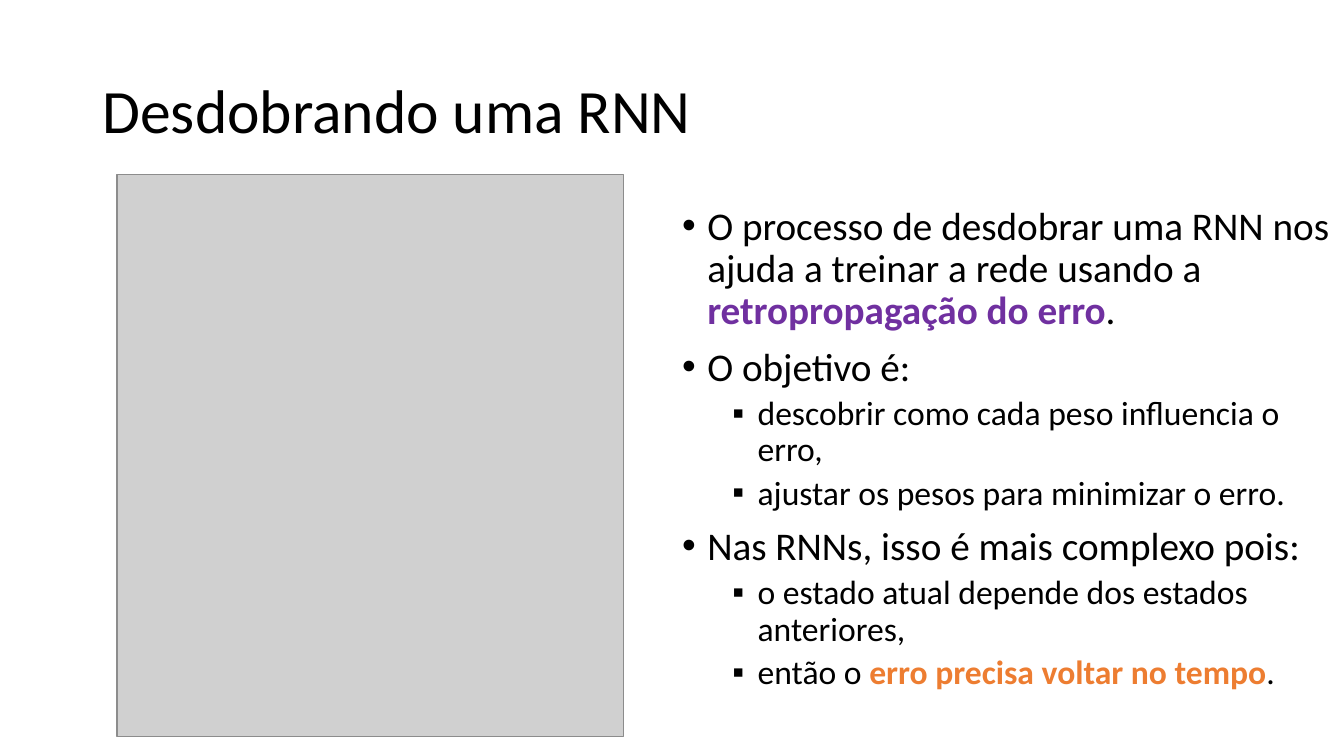
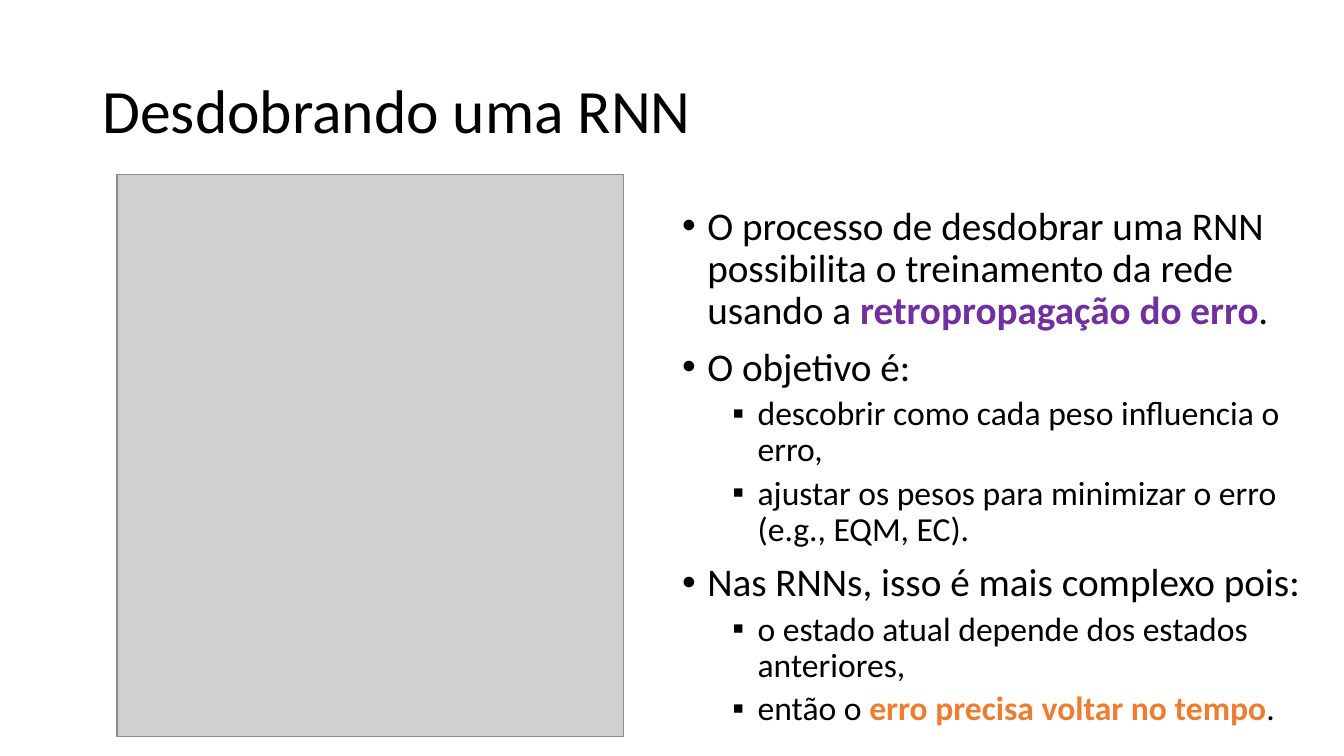
Before and after one commit to zz4fap/c24_inteligencia_artificial, a slide deck: slide 21 of slides/C24_RNN.pptx. Drawn at 1344x756 pixels with LibreOffice and Linux fonts; fonts in the diff are those of the drawing; grey boxes stand for pictures. Boxes give left, top, right and bottom in pixels: in the first picture for what was removed or moved away, otherwise in the second. Text is boxed around its words. In the diff, an @@ line names an element or a change of style, - is before the commit and + after.

```diff
--- a/slides/C24_RNN.pptx
+++ b/slides/C24_RNN.pptx
@@ text at bbox=[707, 212, 1268, 331]: text changed @@
-• O processo de desdobrar uma RNN nos ajuda a treinar a rede usando a retropropagação do erro.
+• O processo de desdobrar uma RNN possibilita o treinamento da rede usando a retropropagação do erro.
@@ text at bbox=[758, 482, 1276, 547]: text changed @@
-  ▪ ajustar os pesos para minimizar o erro.
+  ▪ ajustar os pesos para minimizar o erro (e.g., EQM, EC).
```
Also in this commit, not shown: 8 other slides changed, 1 other file.
